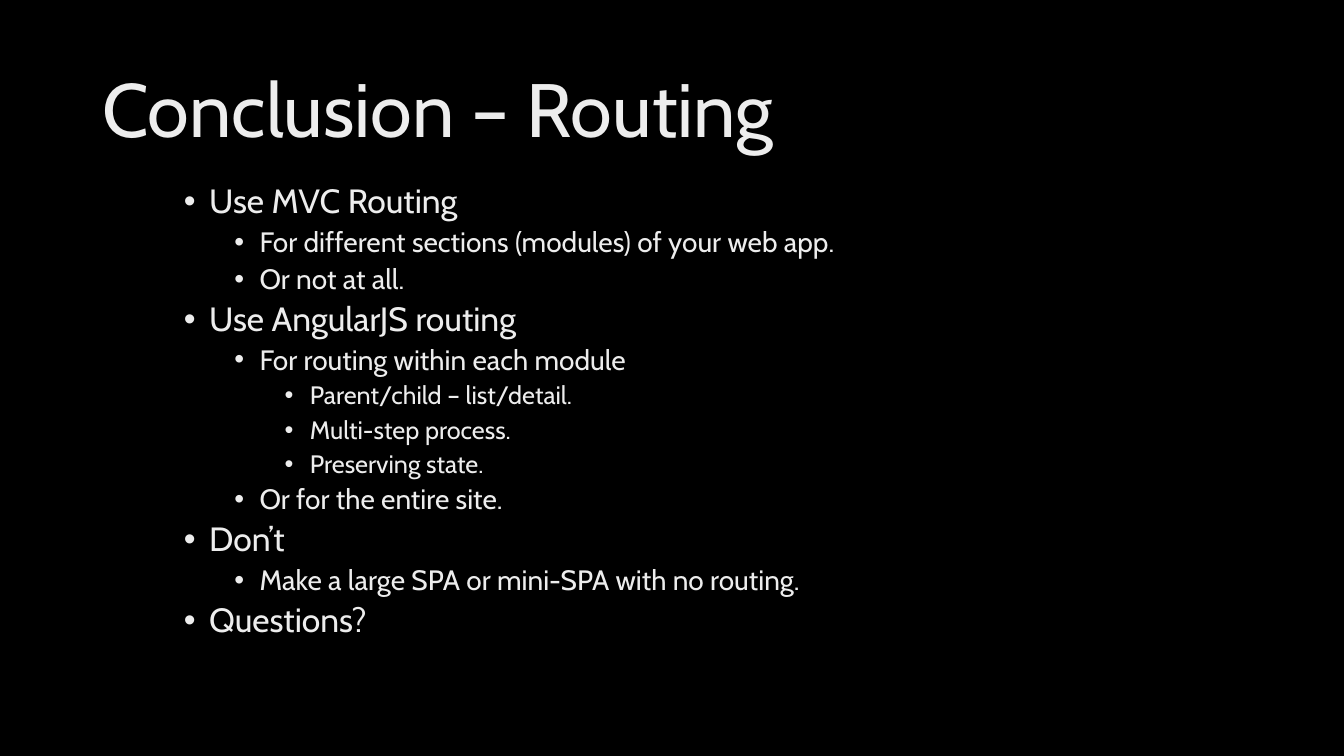
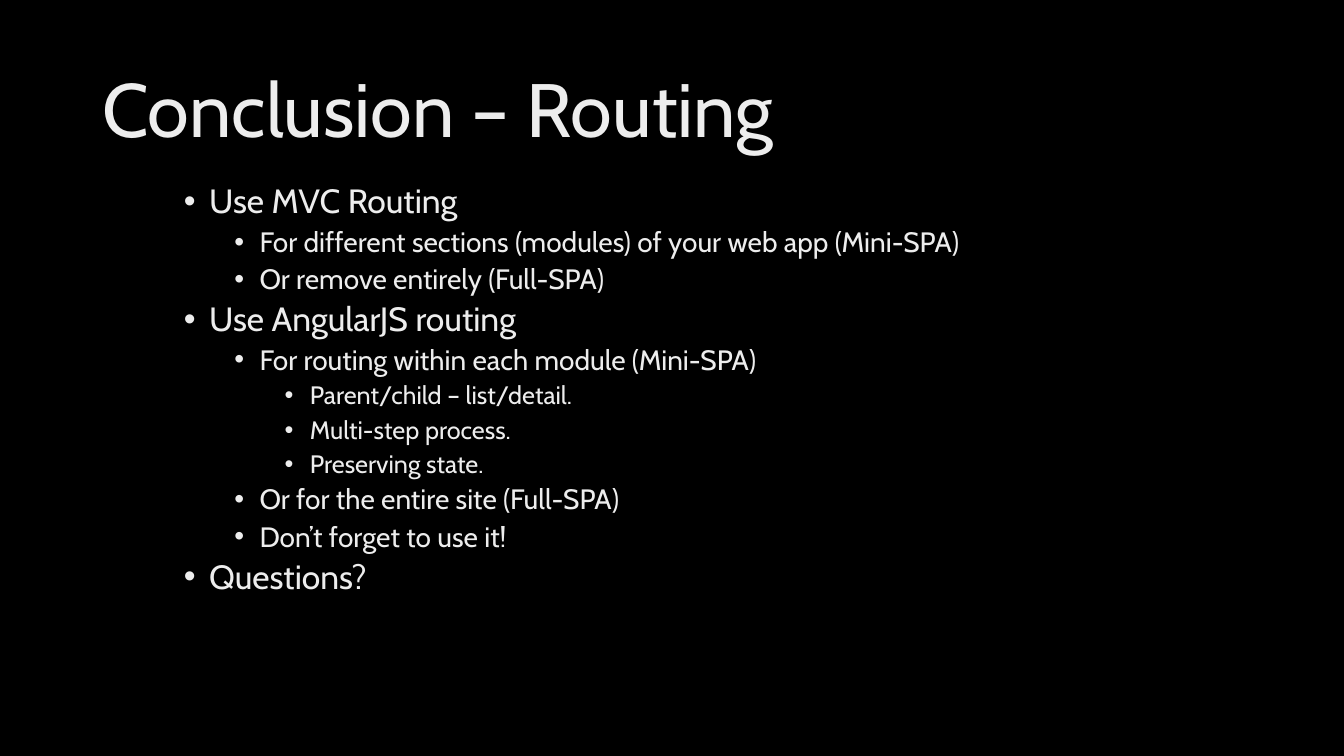
Before and after one commit to ryanlangton/angularjs-mvc, a slide deck: slide 28 of AngularJSdotNet.pptx (slide 25 before the commit). Drawn at 1344x756 pixels with LibreOffice and Linux fonts; fonts in the diff are those of the drawing; background and template pictures are left out. Boxes give left, top, right and bottom in pixels: in the first picture for what was removed or moved away, otherwise in the second. Text is boxed around its words. In the diff, an @@ line names an element or a change of style, - is before the commit and + after.

```diff
--- a/AngularJSdotNet.pptx
+++ b/AngularJSdotNet.pptx
@@ text at (260,231,959,296): text changed @@
-    • For different sections (modules) of your web app.
-    • Or not at all.
+    • For different sections (modules) of your web app (Mini-SPA)
+    • Or remove entirely (Full-SPA)
@@ text at (260,349,756,376): text changed @@
-    • For routing within each module
+    • For routing within each module (Mini-SPA)
@@ text at (260,488,619,553): text changed @@
-    • Or for the entire site.
-  • Don’t
-    • Make a large SPA or mini-SPA with no routing.
+    • Or for the entire site (Full-SPA)
+    • Don’t forget to use it!
```
Also in this commit, not shown: 16 other slides changed, 9 slides added, 5 slides removed, 26 other files.
